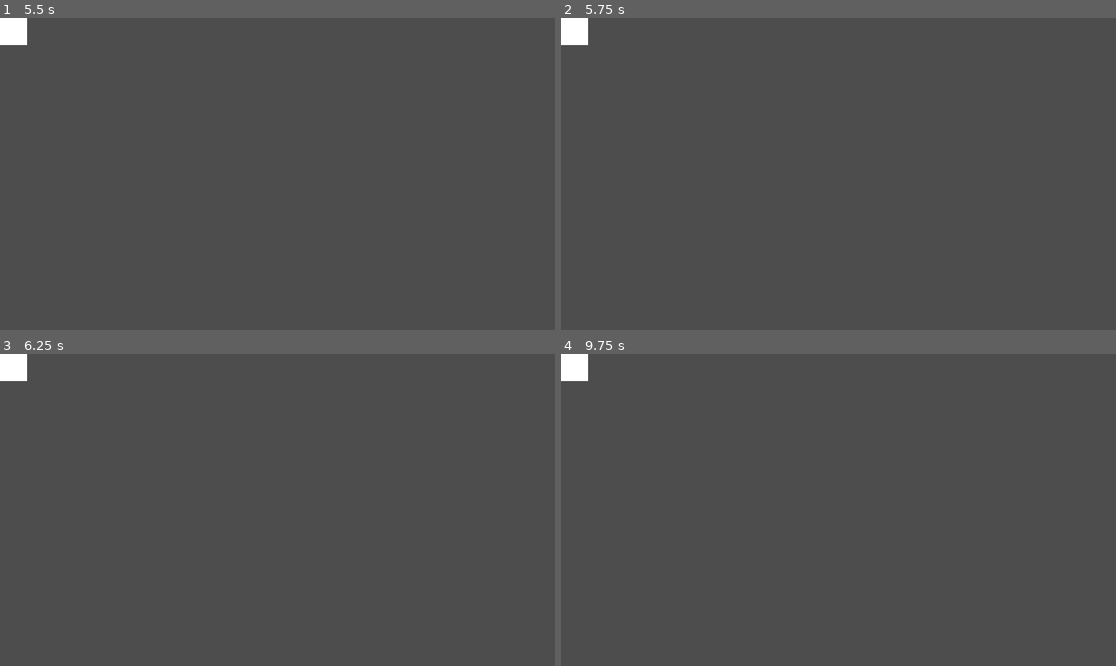
Above: before the commit, frames 1-4 (two rows, left to right).
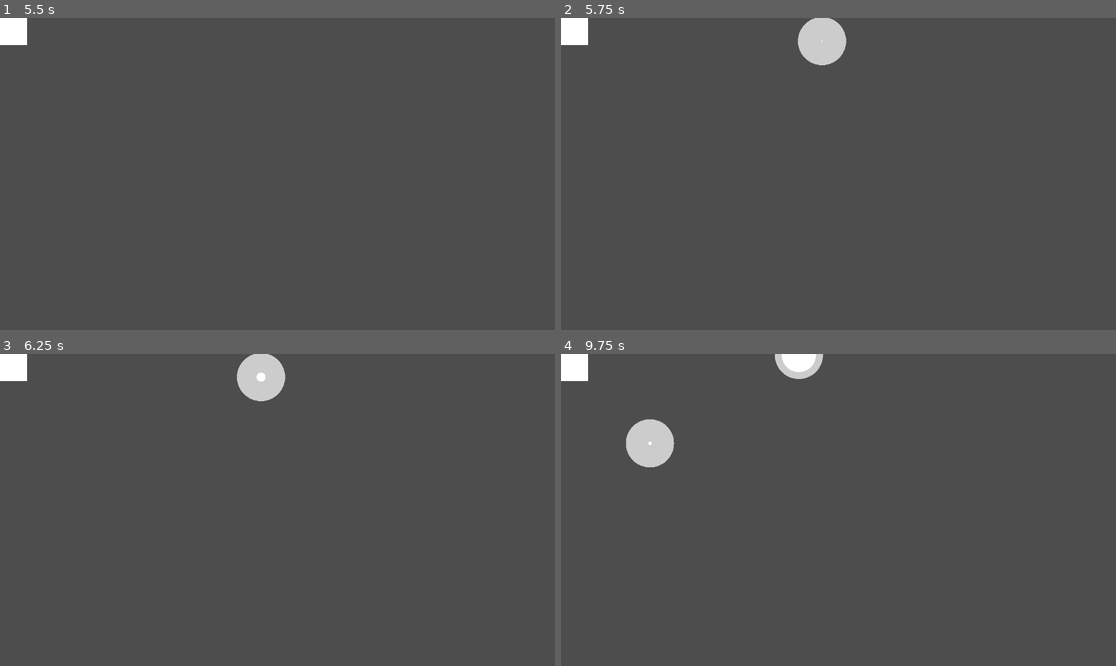
Above: after the commit, the same moments.

Repository: sebastianlindgren00/GetTheBeatGame
Game: Godot game, scene res://Scenes/GameRoot.tscn
Same seed, same stepped clock (60 frames per second), same inputs: the game is played once before the commit and once after it.
Inputs:
- Up to frame 1 (5.5 s): tap Enter at 0.5, 2, 3.5 s; tap Space at 1.25, 2.75, 4.25 s
- Up to frame 2 (5.75 s): no input
- Up to frame 3 (6.25 s): no input
- Up to frame 4 (9.75 s): no input

Frame 1 is identical in both runs. In frame 2, 1.1% of the frame differs, in the area x 42-52%, y 0-16%; in frame 3, 1.1%; in frame 4, 1.6%, in the area x 11-48%, y 0-37%.
Error in both runs: Attempt to call function 'get_as_text' in base 'null instance' on a null instance. (res://Scenes/Game.tscn::GDScript_mjukf:12)

Commit message:
Circle spawning working BOOM

Diff:
--- /dev/null
+++ b/Prefabs/tap_circle.tscn
@@ -0,0 +1,10 @@
+[gd_scene load_steps=3 format=3 uid="uid://coexer0ispi62"]
+
+[ext_resource type="Script" path="res://Scripts/tapCircle.gd" id="1_6i020"]
+[ext_resource type="Script" path="res://Scenes/drawCircle.gd" id="2_fxaw1"]
+
+[node name="TapCircle" type="Node2D"]
+script = ExtResource("1_6i020")
+
+[node name="AnimCircle" type="Node2D" parent="."]
+script = ExtResource("2_fxaw1")
--- a/Scenes/Game.tscn
+++ b/Scenes/Game.tscn
@@ -1,9 +1,8 @@
-[gd_scene load_steps=6 format=3 uid="uid://b6e3dd6e6l1qx"]
+[gd_scene load_steps=5 format=3 uid="uid://b6e3dd6e6l1qx"]
 
 [ext_resource type="Script" path="res://Scripts/handTracker.gd" id="1_ott3d"]
 [ext_resource type="Script" path="res://Scripts/handPointer.gd" id="2_qi1tl"]
 [ext_resource type="Script" path="res://Scripts/spawnCircles.gd" id="3_ns0rp"]
-[ext_resource type="Script" path="res://Scenes/tapCircle.gd" id="4_2w6sx"]
 
 [sub_resource type="GDScript" id="GDScript_mjukf"]
 script/source = "extends Control
@@ -180,6 +179,3 @@
 
 [node name="CircleManager" type="Node" parent="."]
 script = ExtResource("3_ns0rp")
-
-[node name="Node2D" type="Node2D" parent="CircleManager"]
-script = ExtResource("4_2w6sx")
--- /dev/null
+++ b/Scenes/drawCircle.gd
@@ -0,0 +1,7 @@
+extends Node2D
+
+var maxRadius
+const COLOR = Color(1, 1, 1)
+
+func _draw():
+		draw_circle(Vector2(0, 0), maxRadius, COLOR)
--- a/Scenes/tapCircle.gd
+++ /dev/null
@@ -1,33 +0,0 @@
-extends Node2D
-
-const VIEWPORT_X = 1152
-const VIEWPORT_Y = 648
-const MAX_RADIUS = 100
-const NOTE_HIT_MARGIN = 50
-
-var baseIsDrawn = false
-var circlePos
-var current_radius : float = 0
-
-# Called when the node enters the scene tree for the first time.
-func _ready():
-	circlePos = Vector2(randf_range(0, VIEWPORT_X), randf_range(0, VIEWPORT_Y))
-	_draw()
-
-func _draw():
-	if !baseIsDrawn:
-		draw_circle(circlePos, MAX_RADIUS, Color(0.8, 0.8, 0.8))
-		baseIsDrawn = true
-		return
-
-	draw_circle(circlePos, current_radius, Color(1, 1, 1))
-	print(current_radius)
-
-# Called every frame. 'delta' is the elapsed time since the previous frame.
-func _process(_delta):
-	var timeToHit = NOTE_HIT_MARGIN - Time.get_ticks_msec()
-	if timeToHit < 0:
-		queue_free()
-	else:
-		current_radius = MAX_RADIUS * (timeToHit / NOTE_HIT_MARGIN)
-		_draw()
--- a/Scripts/spawnCircles.gd
+++ b/Scripts/spawnCircles.gd
@@ -1,6 +1,7 @@
 extends Node
 
-const NOTE_MARGIN = 100 # Margin for the notes to be hit (in ms)
+const NOTE_MARGIN = 100 # Margin used to make sure the note is found (in ms)
+const NOTE_HIT_TIMEOUT = 3000 # Time in ms to hit the note from the time it appears
 
 var timeSpent = 0;
 var notes = []
@@ -10,15 +11,18 @@
 var sustainArray = []
 var sustainIndex = 0
 
+var tapCirclePrefab = preload ("res://Prefabs/tap_circle.tscn")
+
 # Called when the node enters the scene tree for the first time.
 func _ready():
+
 	# Load the notes from the file and add the note timestamps to the array
 	var songImport = NotesImport.noteFileData
 	notes = songImport["difficulties"]["Easy"]["Single"]
 	notesArray = []
 	for noteKey in notes.keys():
 		# Check that a note is always a second or more away from eachother
-		if len(notesArray) == 0 or int(noteKey) - notesArray[-1] > 1000:
+		if len(notesArray) == 0 or int(noteKey) - notesArray[- 1] > 1000:
 			notesArray.append(int(noteKey))
 
 # Called every frame. 'delta' is the elapsed time since the previous frame.
@@ -27,11 +31,12 @@
 
 	# Print out the time spent each second
 	if timeSpent % 1000 <= NOTE_MARGIN:
-		print(float(timeSpent) / 1000)
-		print("Next key in notesArray: ", notesArray[noteIndex])
+		# print(float(timeSpent) / 1000)
+		# print("Next key in notesArray: ", notesArray[noteIndex])
+		pass
 
 	# Clear all notes that are closer than 1 second to eachother
-	if noteIndex < len(notesArray) and notesArray[noteIndex] - timeSpent < -1000:
+	if noteIndex < len(notesArray) and notesArray[noteIndex] - timeSpent < - 1000:
 		# Check if the note is in the time range
 		if notesArray[noteIndex] - timeSpent < NOTE_MARGIN:
 			var note = notes[str(notesArray[noteIndex])][0]
@@ -41,8 +46,14 @@
 				var sustain_value = lane_data["sustain"]
 					# Handle sustain or tap hit based on sustain_value
 				if sustain_value != 0:
-					print(notesArray[noteIndex], " Sustain hit!")
+					# Call sustain note
+					print(notesArray[noteIndex], " Sustain note!")
 				else:
-					print(notesArray[noteIndex], " Tap Hit!")
+					# Call tap note
+					print(notesArray[noteIndex], " Tap note!")
+					# Create a tap circle
+					var circ = tapCirclePrefab.instantiate()
+					circ.noteHitTimeout = NOTE_HIT_TIMEOUT
+					add_child(circ)
 
 			noteIndex += 1
--- /dev/null
+++ b/Scripts/tapCircle.gd
@@ -0,0 +1,40 @@
+extends Node2D
+
+const VIEWPORT_X = 1152
+const VIEWPORT_Y = 648
+const MAX_RADIUS = 50
+
+var circlePos # Position of the circle
+var noteHitTimeout: int = 500 # Timer in milliseconds to hit the note (set by spawner)
+var currentRadius: float = 0 # Current radius of the circle
+var animCircle: Node2D # Reference to the child circle node
+var spawnTime: int = 0 # Time when the note was spawned
+
+# Called when the node enters the scene tree for the first time.
+func _ready():
+	print("Note ready ", noteHitTimeout, " ms to hit!")
+	spawnTime = Time.get_ticks_msec()
+
+	# Set circle position
+	while true:
+		circlePos = Vector2(randf_range(0, VIEWPORT_X), randf_range(0, VIEWPORT_Y))
+		if circlePos.distance_to(Vector2(VIEWPORT_X / 2.0, VIEWPORT_Y / 2.0)) < VIEWPORT_X / 2.0 - MAX_RADIUS:
+			break
+	self.position = circlePos
+
+	# Get child circle node to animate and set its radius
+	animCircle = $AnimCircle
+	animCircle.maxRadius = MAX_RADIUS
+
+func _draw():
+	draw_circle(Vector2(0, 0), MAX_RADIUS, Color(0.8, 0.8, 0.8))
+
+# Called every frame. 'delta' is the elapsed time since the previous frame.
+func _process(_delta):
+	var timeToHit: float = noteHitTimeout - (Time.get_ticks_msec() - spawnTime)
+	if timeToHit < 0:
+		queue_free()
+		print("Missed!")
+	else:
+		currentRadius = MAX_RADIUS - MAX_RADIUS * (timeToHit / float(noteHitTimeout))
+		animCircle.scale = Vector2(currentRadius / MAX_RADIUS, currentRadius / MAX_RADIUS)
Not shown: 1 places in Scenes/GameRoot.tscn that only renumber resources
Not shown, added: Songs/onemetallica.mp3.import
Not shown, added: Songs/scoobydoo.mp3.import
Not shown, added: Songs/whenthecurtainfalls.mp3.import
